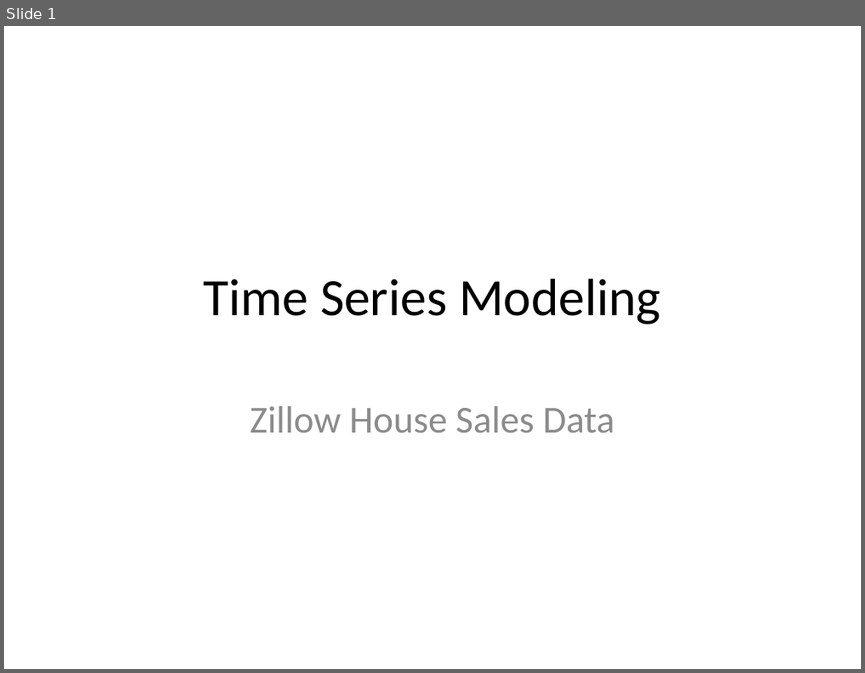
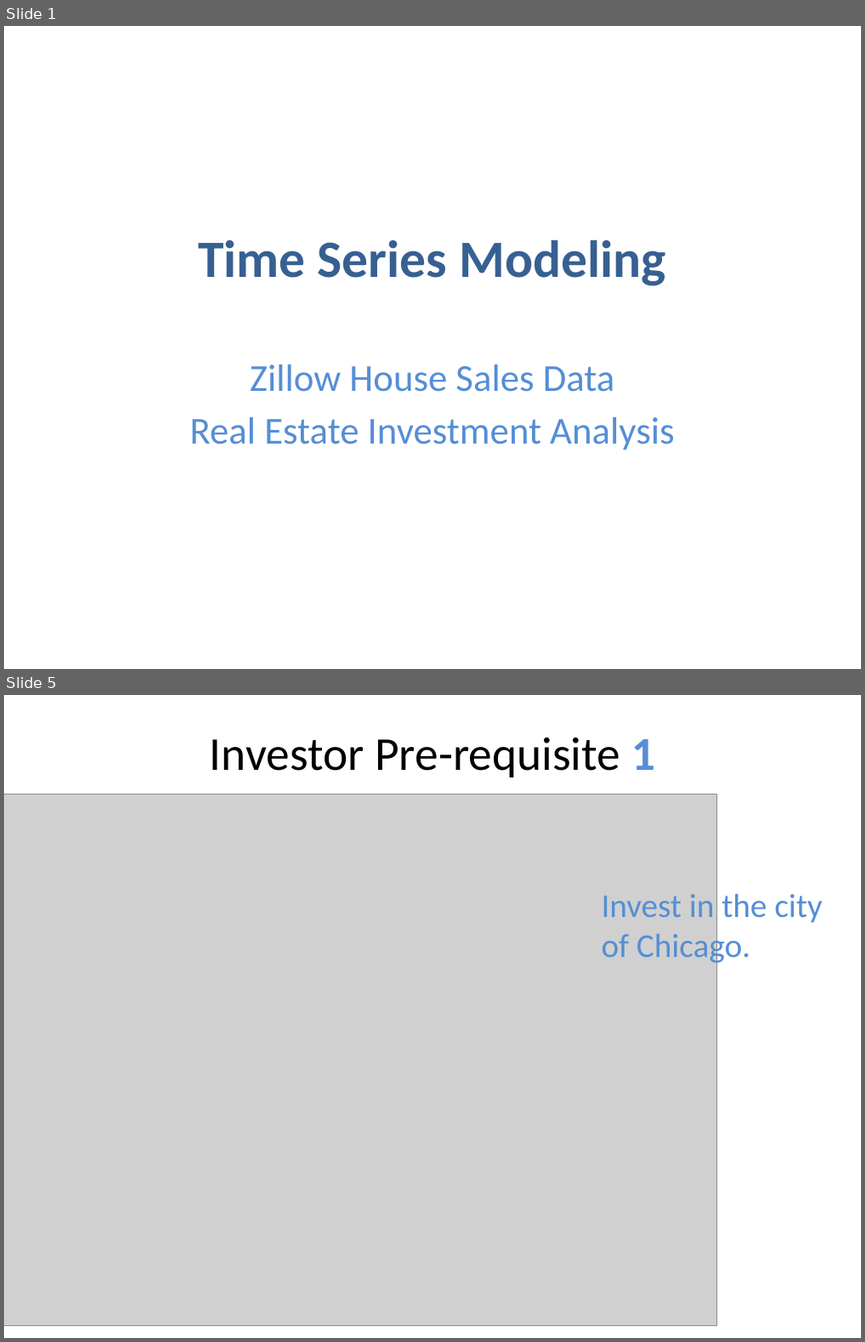
Before and after one commit to Sue-Mir/Module4_Project_Time_Series_Modelling, a slide deck: time-series/Project4_NonTechnicalPresentation.pptx. Shown one above the other, each under a label of ours: slide 1 before the commit, slides 1 and 5 after it; the slides between them are not shown. The pictures are 865x673 and 865x1342 pixels, drawn with LibreOffice and Linux fonts; fonts in the diff are those of the drawing; grey boxes stand for pictures. Boxes give left, top, right and bottom in pixels: in the first picture for what was removed or moved away, otherwise in the second. Text is boxed around its words. In the diff, an @@ line names an element or a change of style, - is before the commit and + after.

```diff
--- a/time-series/Project4_NonTechnicalPresentation.pptx
+++ b/time-series/Project4_NonTechnicalPresentation.pptx
@@ slide 5 added at [4,695,861,1338], background #FFFFFF @@
@@ title added at [210,737,655,777], 39.6 pt, text #000000 @@
+Investor Pre-requisite 1
@@ picture added at [4,794,716,1326] @@
@@ text added at [602,894,822,965], 28 pt, text #558ED5 @@
+Invest in the city of Chicago.
@@ slide 1 changed as well @@
@@ title "Time Series Modeling": place and size @@
-title "Time Series Modeling" at [203,278,661,324]
+title "Time Series Modeling" at [198,239,665,286]
@@ title "Time Series Modeling" at [198,239,665,286]: text colour #000000 to #376092, bold on @@
@@ subtitle "Zillow House Sales Data": place and size @@
-subtitle "Zillow House Sales Data" at [250,406,615,432]
+subtitle "Zillow House Sales Data" at [190,364,674,449]
@@ subtitle at [250,364,615,392]: text colour #8C8C8C to #558ED5 in "Zillow House Sales Data" @@
@@ subtitle at [190,417,674,449]: paragraph added @@
+Real Estate Investment Analysis
```
Also in this commit, not shown: 12 other slides added, 1 slide removed.
